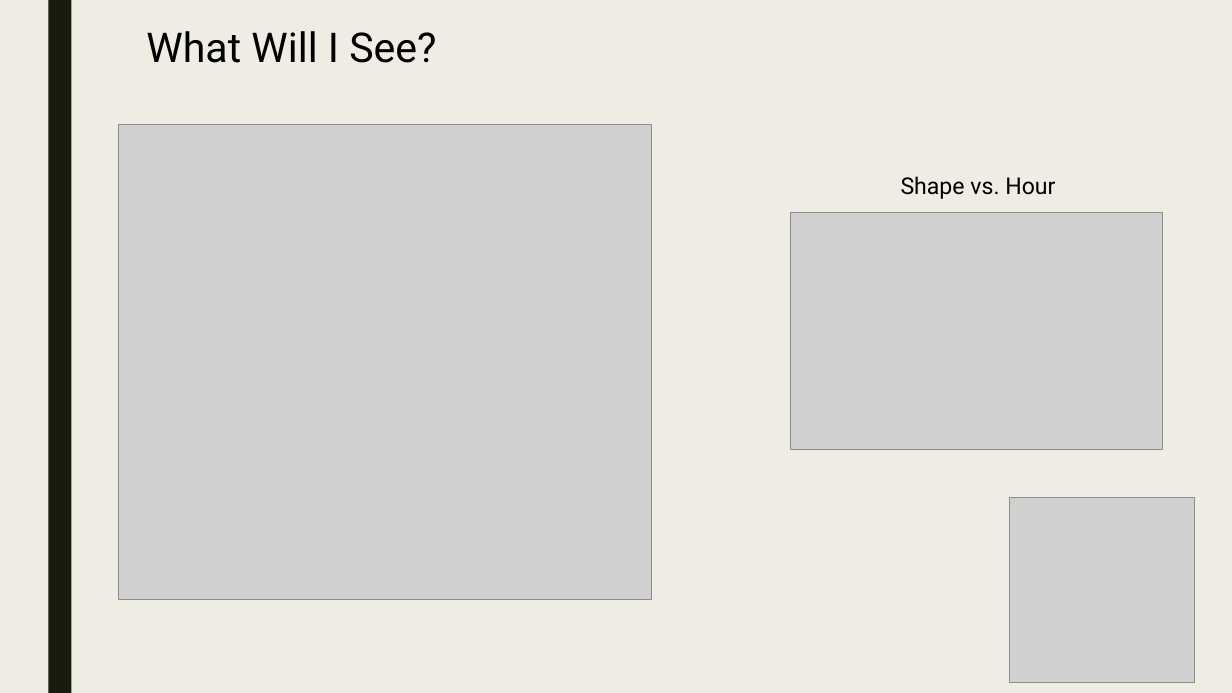
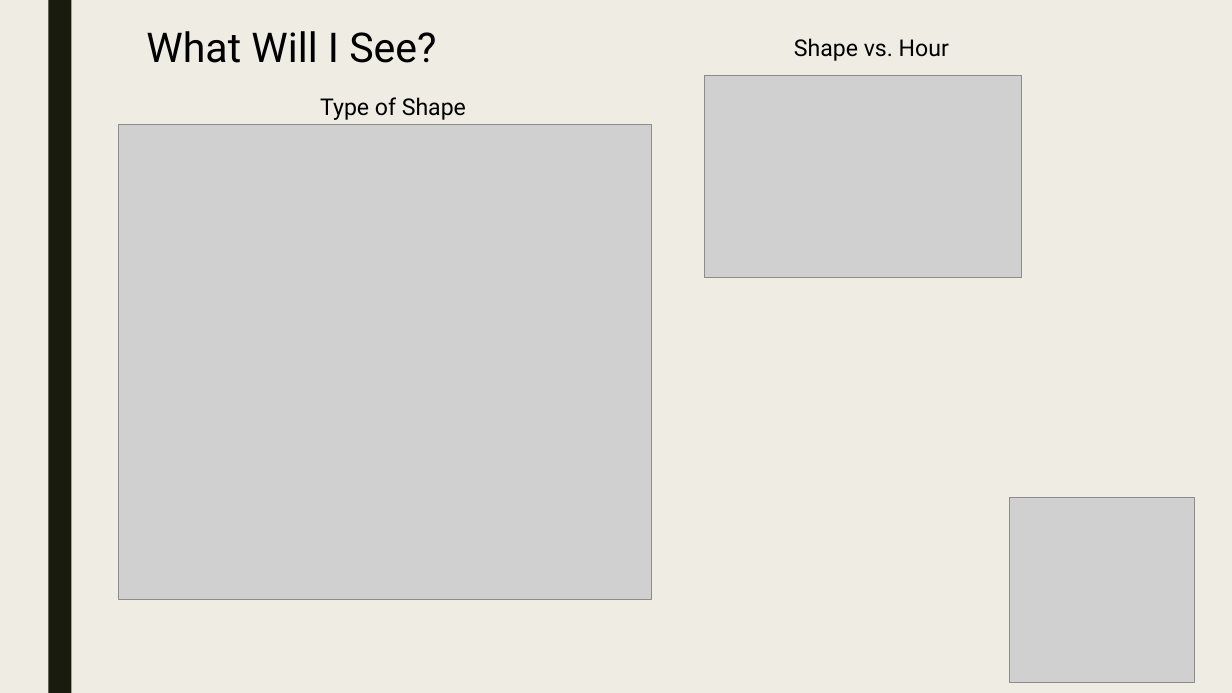
Before and after one commit to Preetikasri/UFO-Sightings-Analysis, a slide deck: slide 10 of ufo_presentation_v3.pptx (slide 9 before the commit). Drawn at 1232x693 pixels with LibreOffice and Linux fonts; fonts in the diff are those of the drawing; grey boxes stand for pictures. Boxes give left, top, right and bottom in pixels: in the first picture for what was removed or moved away, otherwise in the second. Text is boxed around its words. In the diff, an @@ line names an element or a change of style, - is before the commit and + after.

```diff
--- a/ufo_presentation_v3.pptx
+++ b/ufo_presentation_v3.pptx
@@ text "Shape vs. Hour" moved from (x1=901, y1=176, x2=1055, y2=199) to (x1=794, y1=38, x2=949, y2=61) @@
@@ picture resized from (x1=791, y1=213, x2=1163, y2=450) to (x1=705, y1=76, x2=1022, y2=278) @@
@@ text added at (x1=320, y1=97, x2=466, y2=120), 18 pt, text #000000 @@
+Type of Shape
```
Also in this commit, not shown: 10 other slides changed, 5 slides added.
